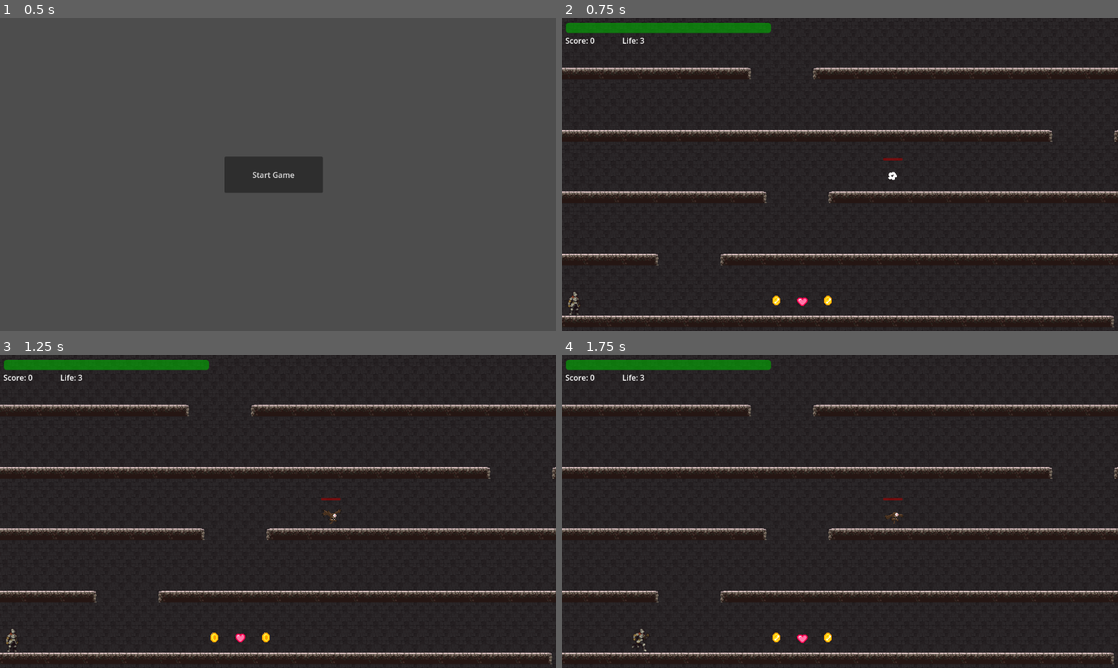
Above: before the commit, frames 1-4 (two rows, left to right).
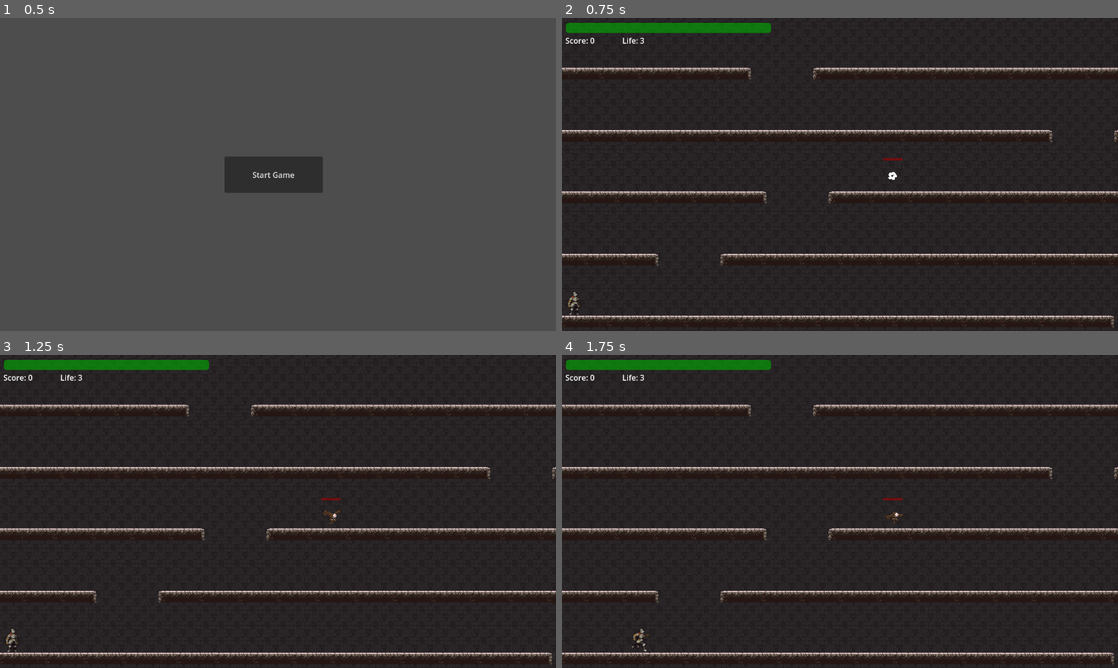
Above: after the commit, the same moments.

Repository: pengpa0012/godot-2d-jump-platformer
Game: Godot game, scene res://scene/start_screen.tscn
The game is run twice, just before and just after one commit, with the same random seed, the same clock (stepped at 60 frames per second) and the same inputs.
Inputs:
- Up to frame 1 (0.5 s): no input
- Up to frame 2 (0.75 s): click "Start Game" at 0.5 s
- Up to frame 3 (1.25 s): no input
- Up to frame 4 (1.75 s): tap Enter (ui_accept) at 1.25, 1.52 s; hold Right (ui_right) from 1.28 s (still down); tap K (attack) at 1.35 s

Frame 1 is identical in both runs. In frame 2, 0.1% of the frame differs, in the area x 37-49%, y 88-92%; in frame 3, 0.1%; in frame 4, 0.1%.

Commit message:
added health, power up sfx

Diff:
--- a/scene/world.tscn
+++ b/scene/world.tscn
@@ -13,8 +13,9 @@
 [ext_resource type="AudioStream" uid="uid://cu8g47u2ex130" path="res://assets/sfx/hurt.wav" id="11_a6k4m"]
 [ext_resource type="AudioStream" uid="uid://cd65irvb17kvb" path="res://assets/sfx/enemy_hurt.ogg" id="11_ie0yl"]
 [ext_resource type="AudioStream" uid="uid://n7osptjjx8d7" path="res://assets/sfx/coin.wav" id="12_ov486"]
-[ext_resource type="PackedScene" uid="uid://c6rgk0sn2waqm" path="res://scene/rune.tscn" id="13_b77b2"]
 [ext_resource type="AudioStream" uid="uid://c736dbbe2yyhs" path="res://assets/sfx/blood.wav" id="13_xayn3"]
+[ext_resource type="AudioStream" uid="uid://cb1f38m7tyxor" path="res://assets/sfx/power_up.wav" id="14_dkewe"]
+[ext_resource type="AudioStream" uid="uid://cwltslr8rbcda" path="res://assets/sfx/health.wav" id="14_v5ndu"]
 
 [sub_resource type="TileSetAtlasSource" id="TileSetAtlasSource_ygfhl"]
 texture = ExtResource("2_q4sse")
@@ -2668,21 +2669,16 @@
 stream = ExtResource("13_xayn3")
 volume_db = -20.0
 
+[node name="health" type="AudioStreamPlayer2D" parent="SFX"]
+stream = ExtResource("14_v5ndu")
+
+[node name="power_up" type="AudioStreamPlayer2D" parent="SFX"]
+stream = ExtResource("14_dkewe")
+
 [node name="hurt" type="AudioStreamPlayer2D" parent="SFX"]
 stream = ExtResource("11_a6k4m")
 volume_db = 5.0
 
-[node name="Runes" type="Node2D" parent="."]
-position = Vector2(444, 412)
-
-[node name="AnimatedSprite2D3" parent="Runes" instance=ExtResource("13_b77b2")]
-position = Vector2(107, 0)
-
-[node name="AnimatedSprite2D2" parent="Runes" instance=ExtResource("13_b77b2")]
-position = Vector2(54, 0)
-
-[node name="AnimatedSprite2D" parent="Runes" instance=ExtResource("13_b77b2")]
-
 [connection signal="pressed" from="CanvasGroup/CanvasLayer2/PauseMenu/Quit" to="." method="_on_quit_pressed"]
 [connection signal="pressed" from="CanvasGroup/CanvasLayer2/PauseMenu/Resume" to="." method="_on_resume_pressed"]
 [connection signal="body_entered" from="CanvasGroup/CanvasLayer/Deadzone" to="." method="_on_deadzone_body_entered"]
--- a/script/rune.gd
+++ b/script/rune.gd
@@ -1,6 +1,8 @@
 extends Node2D
 @onready var GLOBAL = get_node("/root/Global")
 @onready var coinAudio = get_node("/root/world/SFX/coin")
+@onready var powerUpAudio = get_node("/root/world/SFX/power_up")
+@onready var healthAudio = get_node("/root/world/SFX/health")
 
 func _ready():
 	var dropLootProbability = randi_range(0, 10)
@@ -27,9 +29,11 @@
 			GLOBAL.SCORE += 2
 		elif GLOBAL.RUNE_TYPE == "HEART":
 			$AnimatedSprite2D.play("health")
+			healthAudio.play()
 			GLOBAL.LIFE += 1
 		else:
 			$AnimatedSprite2D.play("power_up_damage")
+			powerUpAudio.play()
 			GLOBAL.PLAYER_DAMAGE += 30
 
 		self.queue_free()
Not shown, added: assets/sfx/health.wav.import
Not shown, added: assets/sfx/power_up.wav.import
Not shown: 1 places in scene/world.tscn that only renumber resources
Not shown, added: assets/sfx/health.wav
Not shown, added: assets/sfx/power_up.wav
